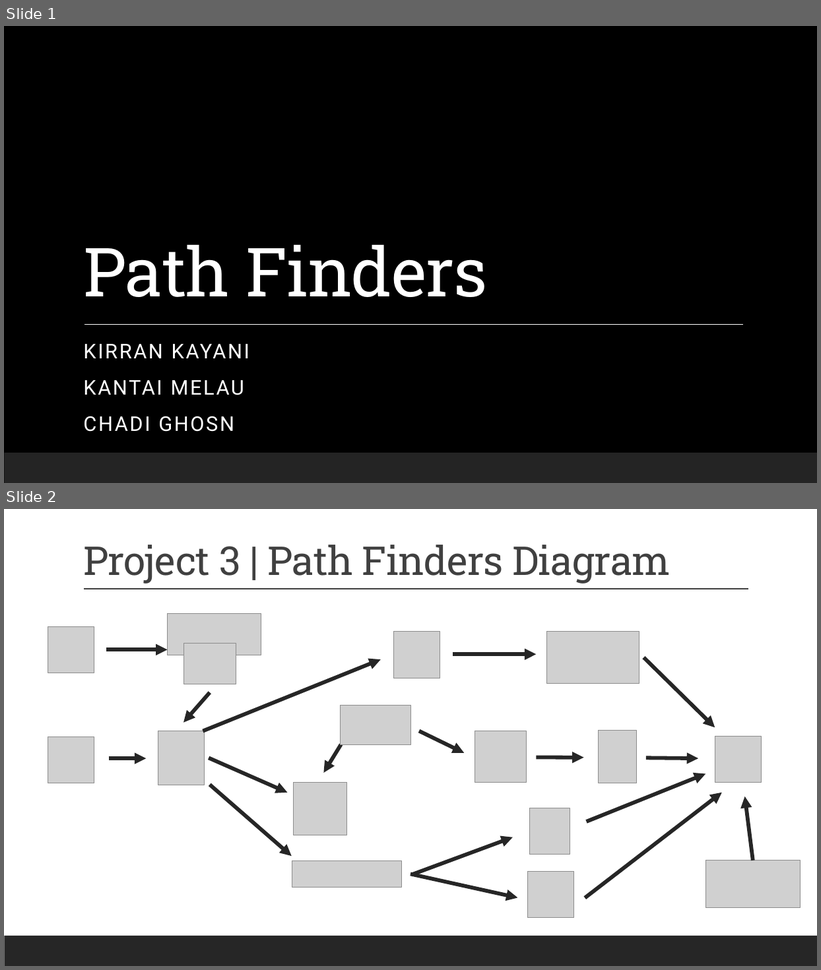
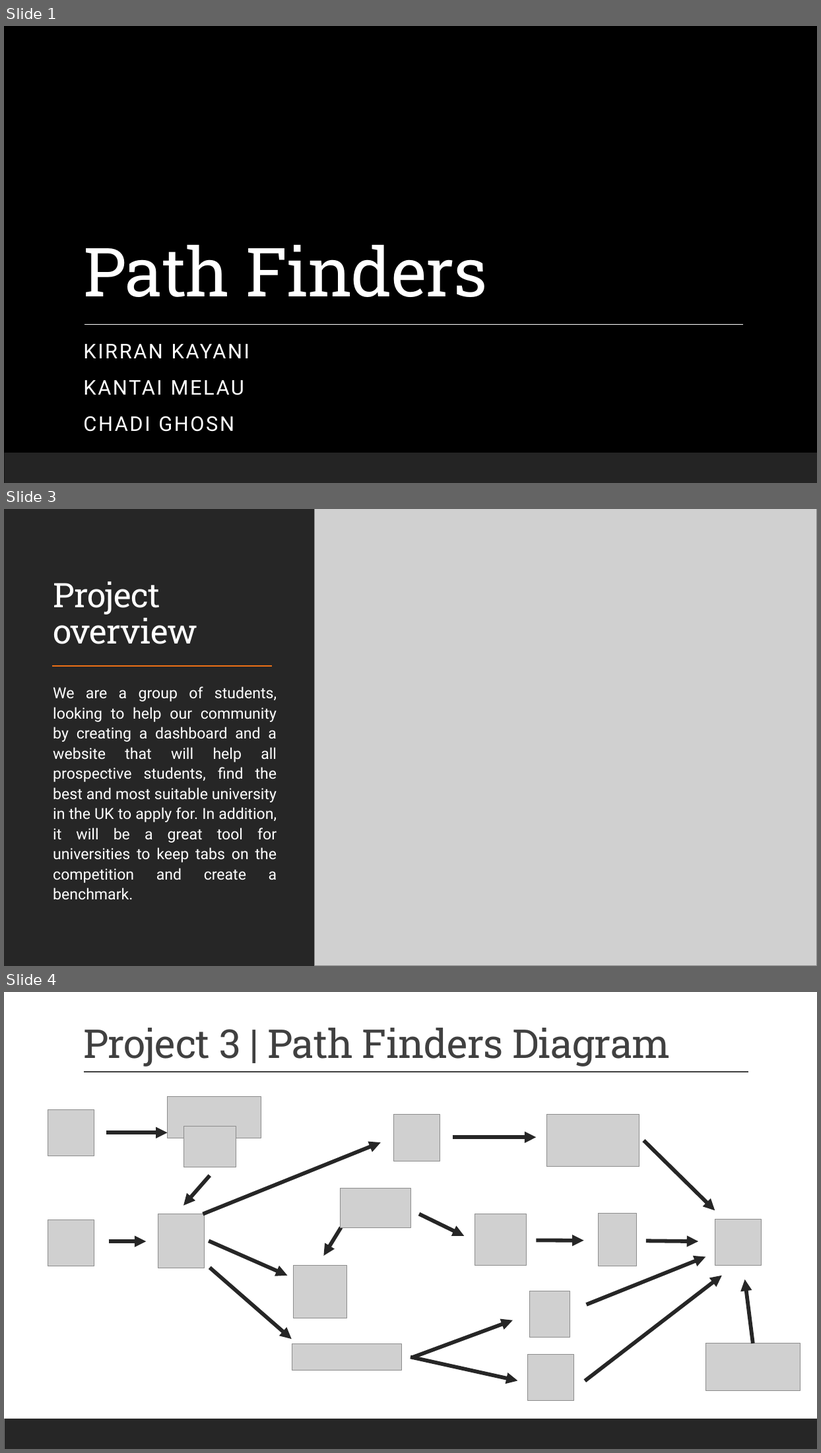
Before and after one commit to Chadi272/Project_3_Path_Finders, a slide deck: Path Finders.pptx. Shown one above the other, each under a label of ours: slides 1 and 2 before the commit, slides 1, 3 and 4 after it; the slides between them are not shown. The pictures are 821x970 and 821x1453 pixels, drawn with LibreOffice and Linux fonts; fonts in the diff are those of the drawing; grey boxes stand for pictures; background and template pictures are left out. Boxes give left, top, right and bottom in pixels: in the first picture for what was removed or moved away, otherwise in the second. Text is boxed around its words. In the diff, an @@ line names an element or a change of style, - is before the commit and + after.

```diff
--- a/Path Finders.pptx
+++ b/Path Finders.pptx
@@ slide 3 added at <box>4,509,817,966</box>, background #000000; not listed: 1 template element that a slide beside it also shows @@
@@ rectangle added at <box>4,509,817,966</box>, fill #262626 @@
@@ picture added at <box>314,509,817,966</box> @@
@@ title added at <box>53,582,197,644</box>, 40 pt, text #FFFFFF @@
+Project overview
@@ line added from (52, 666) to (272, 666), #EC7016 1.5 pt @@
@@ text added at <box>53,687,277,900</box>, 18 pt, text #FFFFFF @@
+  We are a group of students, looking to help our community by creating a dashboard and a website that will help all prospective students, find the best and most suitable university in the UK to apply for. In addition, it will be a great tool for universities to keep tabs on the competition and create a benchmark.
@@ what was slide 2 is now slide 4 @@
```
Also in this commit, not shown: 7 slides changed, 1 other slide added, 3 other files.
